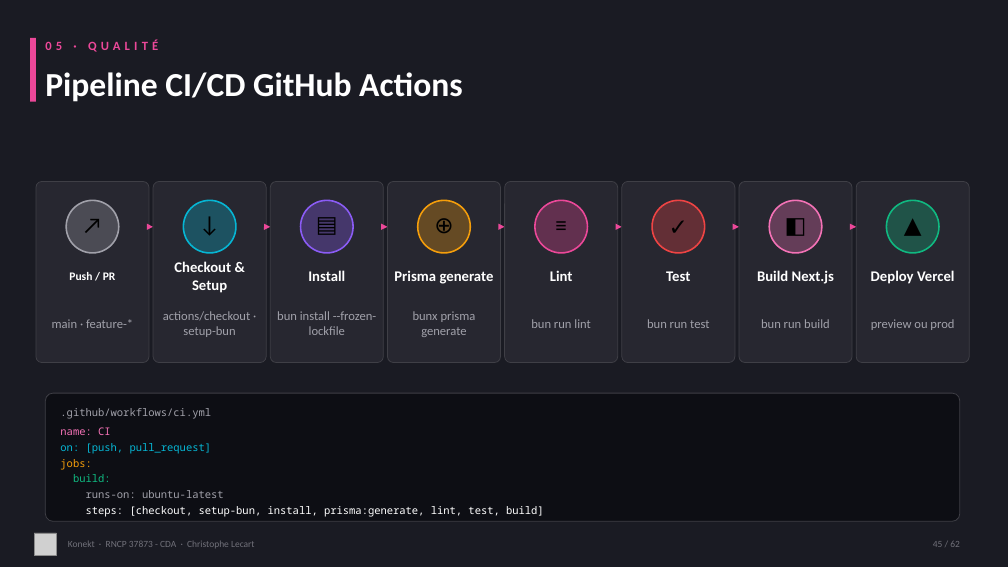
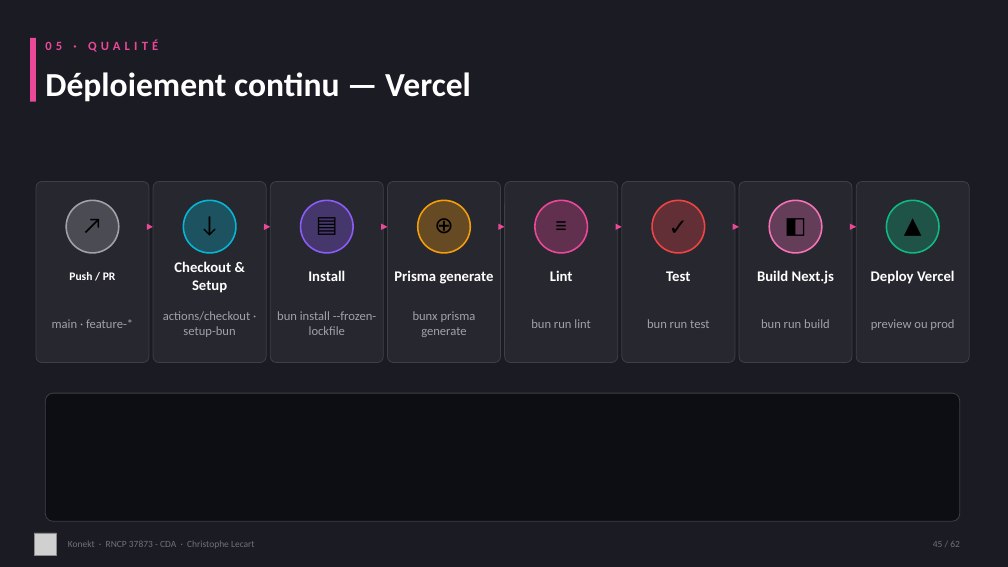
Before and after one commit to CLecart/social-network, a slide deck: slide 45 of dossier-certification/00-presentation/Konekt_RNCP_37873_Support_Visuel.pptx. Drawn at 1008x567 pixels with LibreOffice and Linux fonts; fonts in the diff are those of the drawing; grey boxes stand for pictures. Boxes give left, top, right and bottom in pixels: in the first picture for what was removed or moved away, otherwise in the second. Text is boxed around its words. In the diff, an @@ line names an element or a change of style, - is before the commit and + after.

```diff
--- a/dossier-certification/00-presentation/Konekt_RNCP_37873_Support_Visuel.pptx
+++ b/dossier-certification/00-presentation/Konekt_RNCP_37873_Support_Visuel.pptx
@@ text at <box>45,72,471,102</box>: text changed @@
-Pipeline CI/CD GitHub Actions
+Déploiement continu — Vercel
@@ text removed at <box>60,408,211,419</box> @@
-.github/workflows/ci.yml
@@ text removed at <box>60,427,111,435</box> @@
-name: CI
@@ text removed at <box>60,443,212,454</box> @@
-on: [push, pull_request]
@@ text removed at <box>60,459,91,470</box> @@
-jobs:
@@ text removed at <box>73,474,111,482</box> @@
-build:
@@ text removed at <box>86,490,224,498</box> @@
-runs-on: ubuntu-latest
@@ text removed at <box>86,506,544,517</box> @@
-steps: [checkout, setup-bun, install, prisma:generate, lint, test, build]
```
Also in this commit, not shown: 9 other slides changed, 1 slide added, 1 slide removed.
